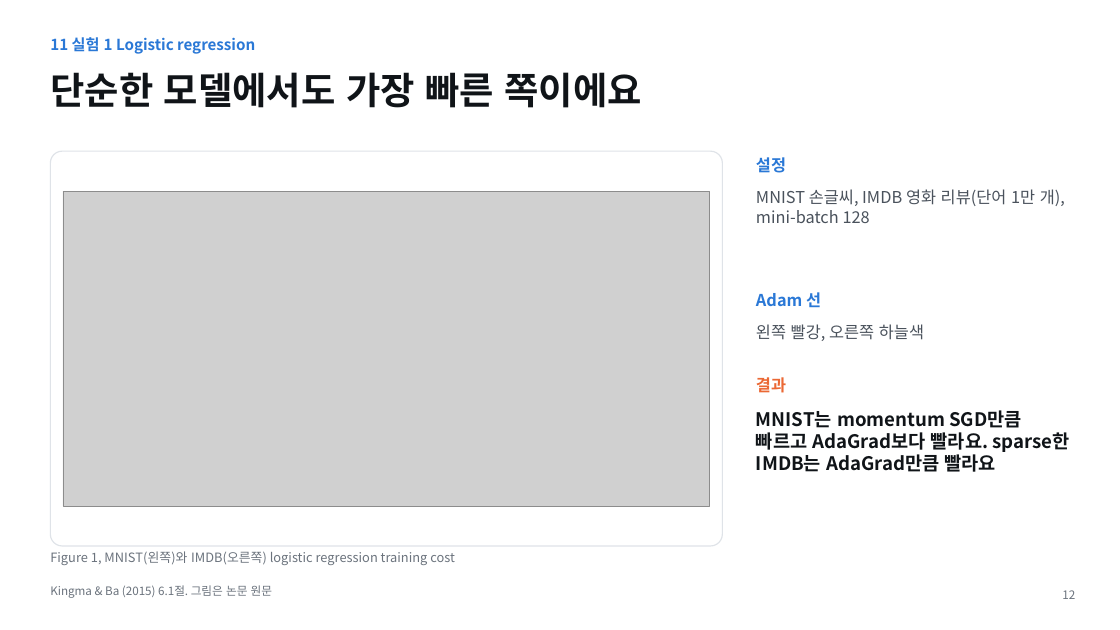
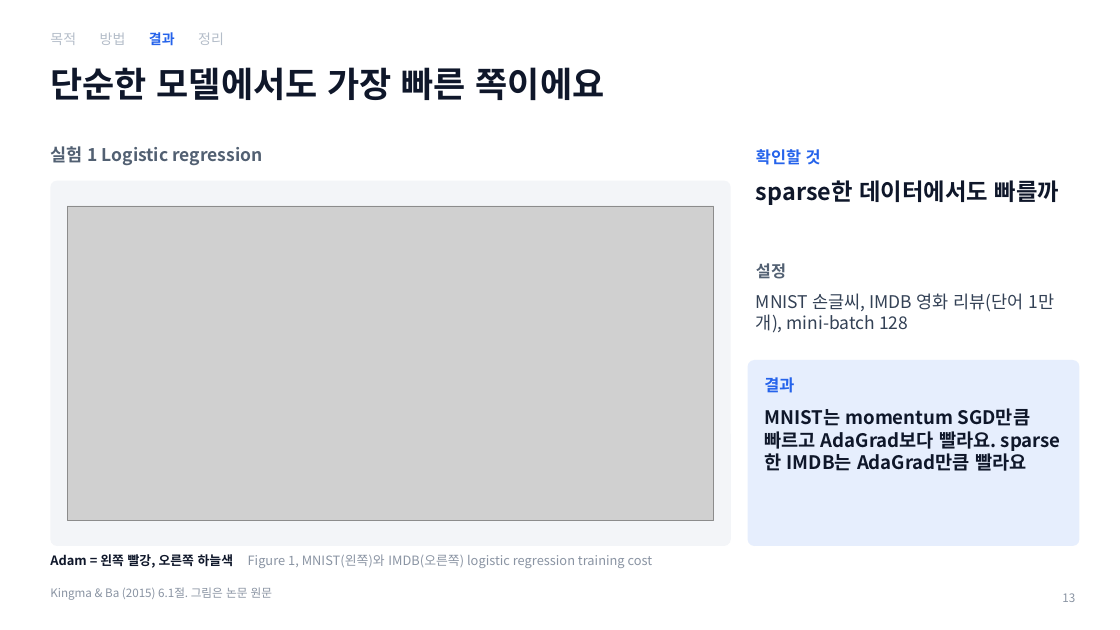
Before and after one commit to tkdgh123/tkdgh123.github.io, a slide deck: slide 13 of adam/Adam_PaperSeminar.pptx (slide 12 before the commit). Drawn at 1120x630 pixels with LibreOffice and Linux fonts; fonts in the diff are those of the drawing; grey boxes stand for pictures. Boxes give left, top, right and bottom in pixels: in the first picture for what was removed or moved away, otherwise in the second. Text is boxed around its words. In the diff, an @@ line names an element or a change of style, - is before the commit and + after.

```diff
--- a/adam/Adam_PaperSeminar.pptx
+++ b/adam/Adam_PaperSeminar.pptx
@@ text added at bbox=[50, 32, 224, 45], 12 pt, text #B4BDC9 @@
+목적 방법 결과 정리
@@ title "단순한 모델에서도 가장 빠른 쪽이에요" at bbox=[50, 67, 605, 100]: size 32 to 30 pt, text colour #101418 to #0F172A @@
@@ text at bbox=[50, 146, 262, 165]: text changed; size 13 to 15 pt; text colour #2A78D6 to #526072 @@
-11 실험 1 Logistic regression
+실험 1 Logistic regression
@@ text added at bbox=[756, 149, 821, 165], 14 pt, text #2563EB, bold @@
+확인할 것
@@ rounded rectangle: place and size @@
-rounded rectangle at bbox=[50, 151, 723, 546]
+rounded rectangle at bbox=[50, 181, 731, 546]
@@ rounded rectangle at bbox=[50, 181, 731, 546]: fill #FFFFFF to #F3F5F8; outline #DFE3E8 1 pt to none; proportions changed @@
@@ picture: place and size @@
-picture at bbox=[63, 192, 710, 507]
+picture at bbox=[67, 206, 714, 521]
@@ text added at bbox=[756, 180, 1059, 205], 20 pt, text #0F172A, bold @@
+sparse한 데이터에서도 빠를까
@@ text "설정": place and size @@
-text "설정" at bbox=[756, 157, 786, 173]
+text "설정" at bbox=[756, 263, 786, 279]
@@ text "설정" at bbox=[756, 263, 786, 279]: text colour #2A78D6 to #526072 @@
@@ text "MNIST 손글씨, IMDB 영화 리뷰(단어 ...": place and size @@
-text "MNIST 손글씨, IMDB 영화 리뷰(단어 ..." at bbox=[756, 189, 1065, 223]
+text "MNIST 손글씨, IMDB 영화 리뷰(단어 ..." at bbox=[756, 293, 1055, 333]
@@ text "MNIST 손글씨, IMDB 영화 리뷰(단어 ..." at bbox=[756, 293, 1055, 333]: size 14 to 15 pt, text colour #4A525C to #334155 @@
@@ text removed at bbox=[756, 292, 821, 308] @@
-Adam 선
@@ text removed at bbox=[756, 324, 924, 341] @@
-왼쪽 빨강, 오른쪽 하늘색
@@ rounded rectangle added at bbox=[748, 360, 1080, 546], fill #E6EEFD @@
@@ text "결과": place and size @@
-text "결과" at bbox=[756, 377, 786, 393]
+text "결과" at bbox=[764, 377, 794, 393]
@@ text "결과" at bbox=[764, 377, 794, 393]: text colour #EB6834 to #2563EB @@
@@ text "MNIST는 momentum SGD만큼 빠르고 AdaGrad보다 ...": place and size @@
-text "MNIST는 momentum SGD만큼 빠르고 AdaGrad보다 ..." at bbox=[756, 410, 1070, 472]
+text "MNIST는 momentum SGD만큼 빠르고 AdaGrad보다 ..." at bbox=[764, 408, 1031, 471]
@@ text "MNIST는 momentum SGD만큼 빠르고 AdaGrad보다 ..." at bbox=[764, 408, 1031, 471]: text colour #101418 to #0F172A @@
@@ text at bbox=[50, 554, 653, 568]: text changed; text colour #6B737D to #8A94A3 @@
-Figure 1, MNIST(왼쪽)와 IMDB(오른쪽) logistic regression training cost
+Adam = 왼쪽 빨강, 오른쪽 하늘색 Figure 1, MNIST(왼쪽)와 IMDB(오른쪽) logistic regression training cost
@@ text "Kingma & Ba (2015) 6.1절. ..." at bbox=[50, 587, 272, 600]: text colour #6B737D to #8A94A3 @@
@@ page number removed at bbox=[1062, 590, 1075, 599] @@
-12
@@ page number added at bbox=[1062, 593, 1075, 602], 10 pt, text #8A94A3 @@
+13
```
Also in this commit, not shown: 15 other slides changed, 2 slides added, 1 slide removed, 3 other files.
